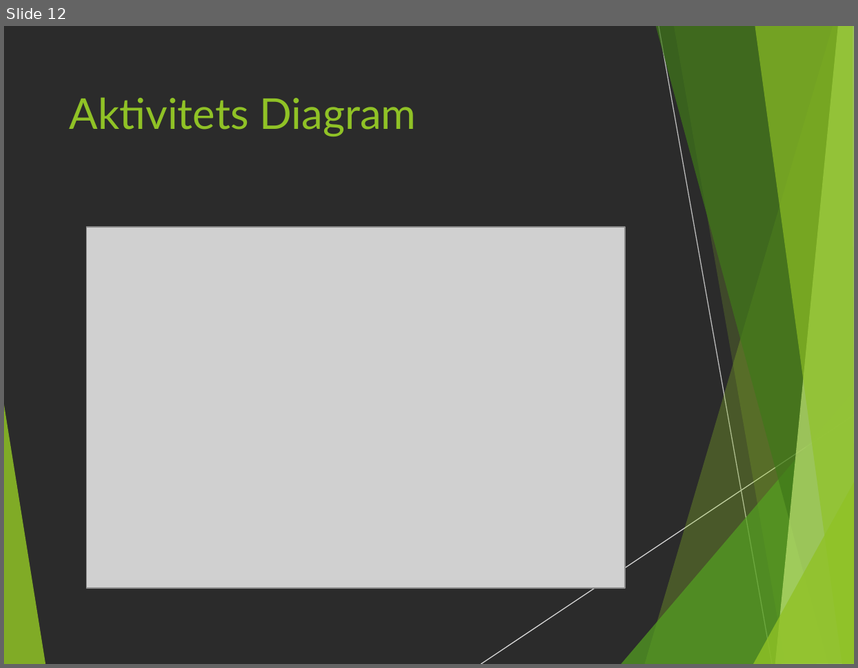
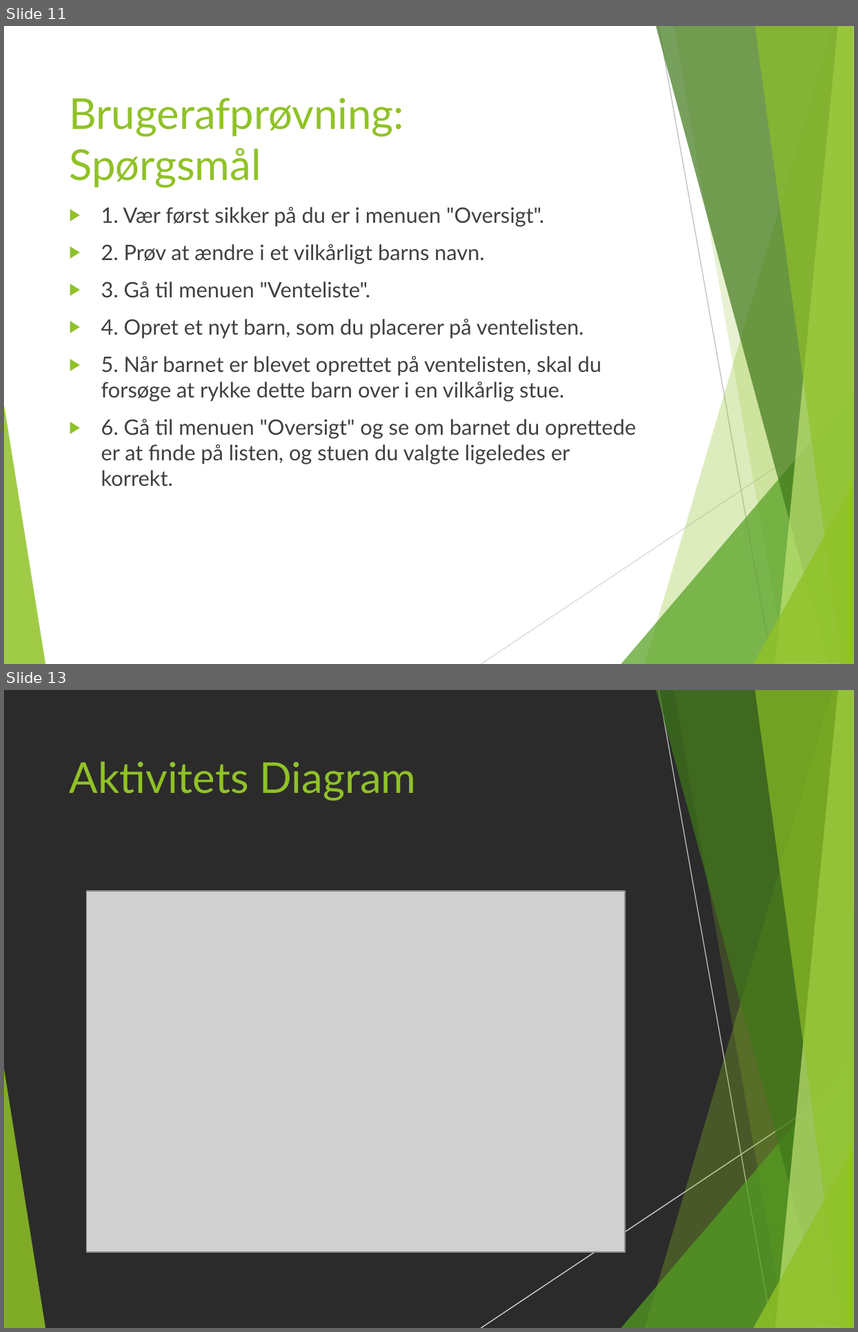
Before and after one commit to anderslatif/RoskildeFrieBornehave, a slide deck: Dias.pptx. Shown one above the other, each under a label of ours: slide 12 before the commit, slides 11 and 13 after it; the slides between them are not shown. The pictures are 858x668 and 858x1332 pixels, drawn with LibreOffice and Linux fonts; fonts in the diff are those of the drawing; grey boxes stand for pictures; background and template pictures are left out; a plain dark background stands for a picture behind light text. Boxes give left, top, right and bottom in pixels: in the first picture for what was removed or moved away, otherwise in the second. Text is boxed around its words. In the diff, an @@ line names an element or a change of style, - is before the commit and + after.

```diff
--- a/Dias.pptx
+++ b/Dias.pptx
@@ slide 11 added at box(4, 26, 854, 664), background picture (left out); not listed: 10 template elements that a slide beside it also shows @@
@@ title added at box(69, 98, 404, 188), 36 pt, text #90C226 @@
+Brugerafprøvning:
+Spørgsmål
@@ text added at box(101, 207, 636, 486), 18 pt, text #404040 @@
+▶ 1. Vær først sikker på du er i menuen "Oversigt".
+▶ 2. Prøv at ændre i et vilkårligt barns navn.
+▶ 3. Gå til menuen "Venteliste".
+▶ 4. Opret et nyt barn, som du placerer på ventelisten.
+▶ 5. Når barnet er blevet oprettet på ventelisten, skal du forsøge at rykke dette barn over i en vilkårlig stue.
+▶ 6. Gå til menuen "Oversigt" og se om barnet du oprettede er at finde på listen, og stuen du valgte ligeledes er korrekt.
@@ what was slide 12 is now slide 13 @@
```
Also in this commit, not shown: 5 slides changed, 6 other slides added, 6 slides removed.
